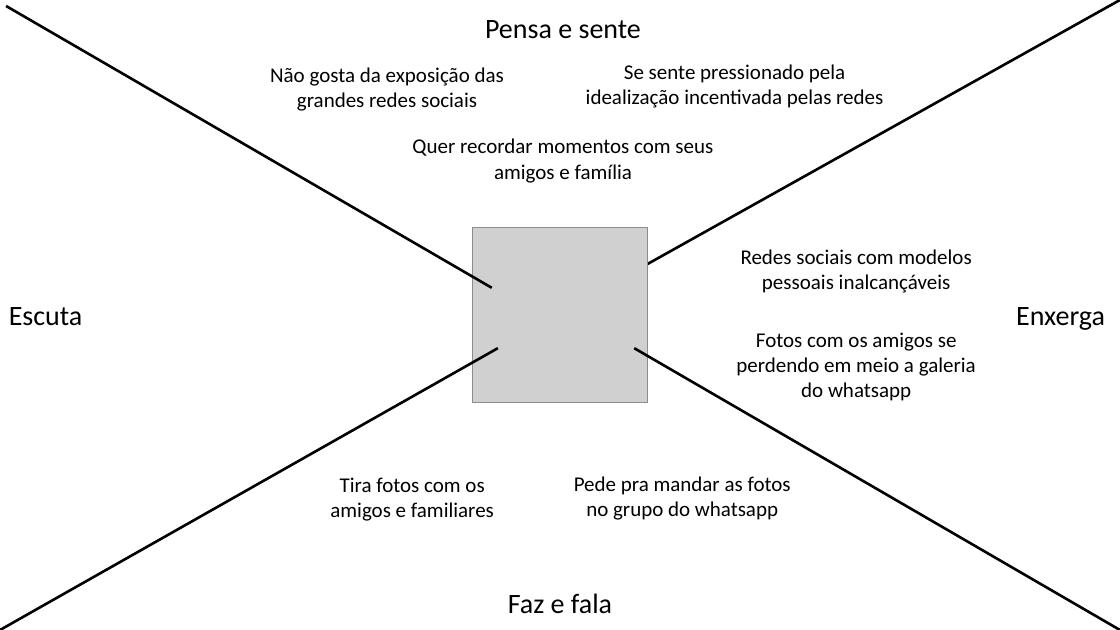
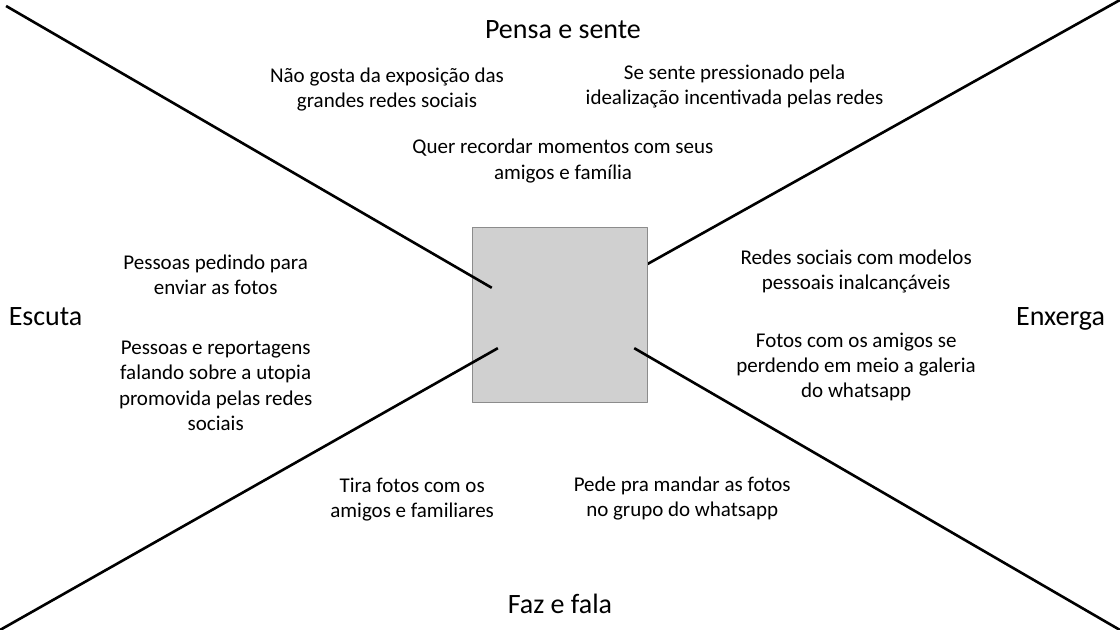
Before and after one commit to YudiG12/hxh-etc, a slide deck: slide 1 of mapa de empatia.pptx. Drawn at 1120x630 pixels with LibreOffice and Linux fonts; fonts in the diff are those of the drawing; grey boxes stand for pictures. Boxes give left, top, right and bottom in pixels: in the first picture for what was removed or moved away, otherwise in the second. Text is boxed around its words. In the diff, an @@ line names an element or a change of style, - is before the commit and + after.

Commit message:
mapa

```diff
--- a/mapa de empatia.pptx
+++ b/mapa de empatia.pptx
@@ text added at [123,254,308,294], 18 pt, text #000000 @@
+Pessoas pedindo para enviar as fotos
@@ text added at [119,340,312,430], 18 pt, text #000000 @@
+Pessoas e reportagens falando sobre a utopia promovida pelas redes sociais
```
